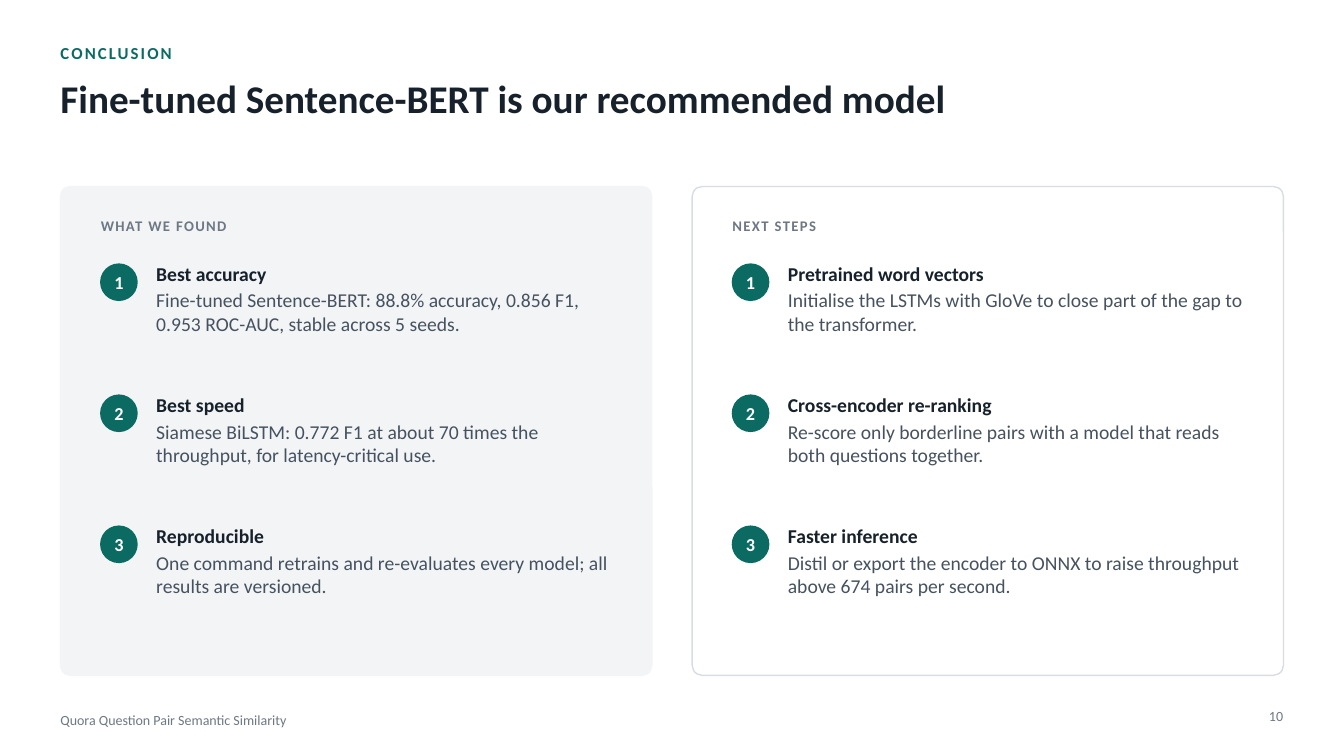
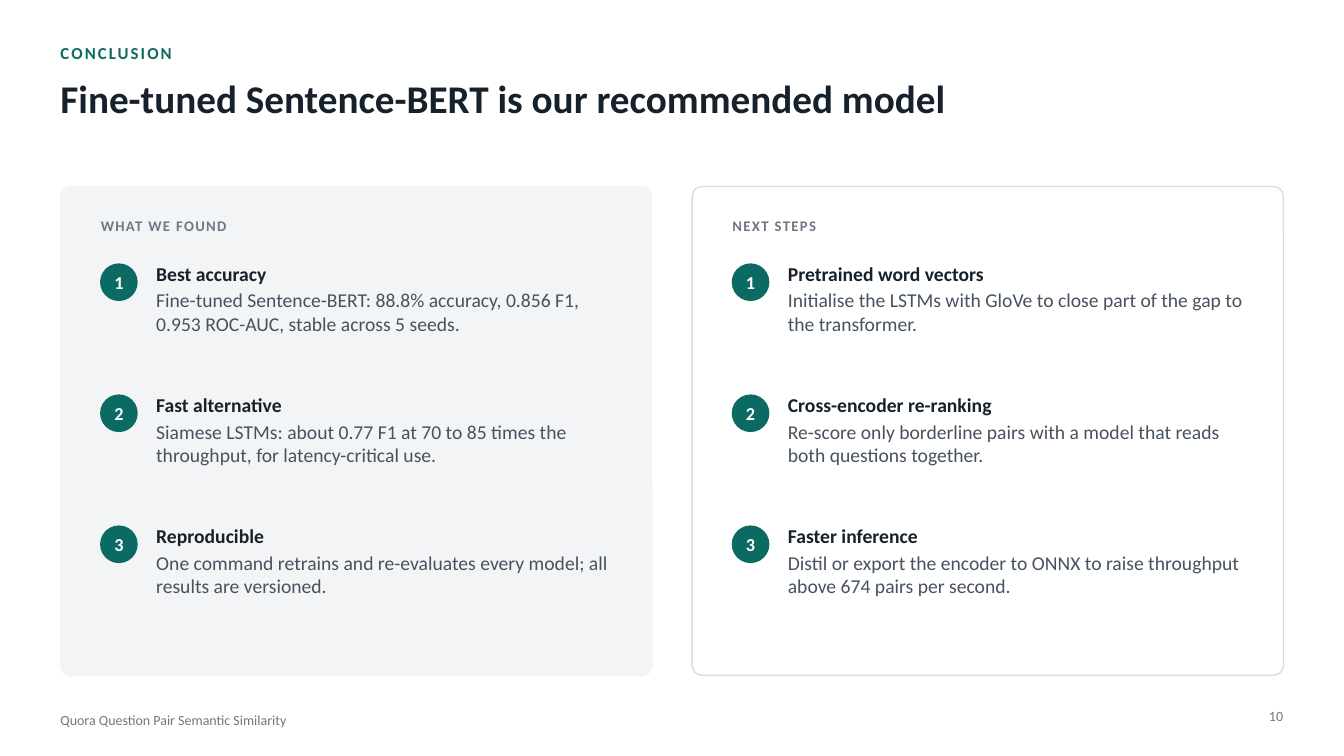
Before and after one commit to SaiPraneeth9955/quora-duplicate-question-detection, a slide deck: slide 10 of presentation/QQP_Duplicate_Question_Detection.pptx. Drawn at 1344x756 pixels with LibreOffice and Linux fonts; fonts in the diff are those of the drawing. Boxes give left, top, right and bottom in pixels: in the first picture for what was removed or moved away, otherwise in the second. Text is boxed around its words. In the diff, an @@ line names an element or a change of style, - is before the commit and + after.

Commit message:
State the LSTM speed advantage precisely on slide 10 and in the README

```diff
--- a/presentation/QQP_Duplicate_Question_Detection.pptx
+++ b/presentation/QQP_Duplicate_Question_Detection.pptx
@@ text at <box>156,398,567,466</box>: text changed @@
-Best speed
-Siamese BiLSTM: 0.772 F1 at about 70 times the throughput, for latency-critical use.
+Fast alternative
+Siamese LSTMs: about 0.77 F1 at 70 to 85 times the throughput, for latency-critical use.
```
Also in this commit, not shown: 1 other file.
